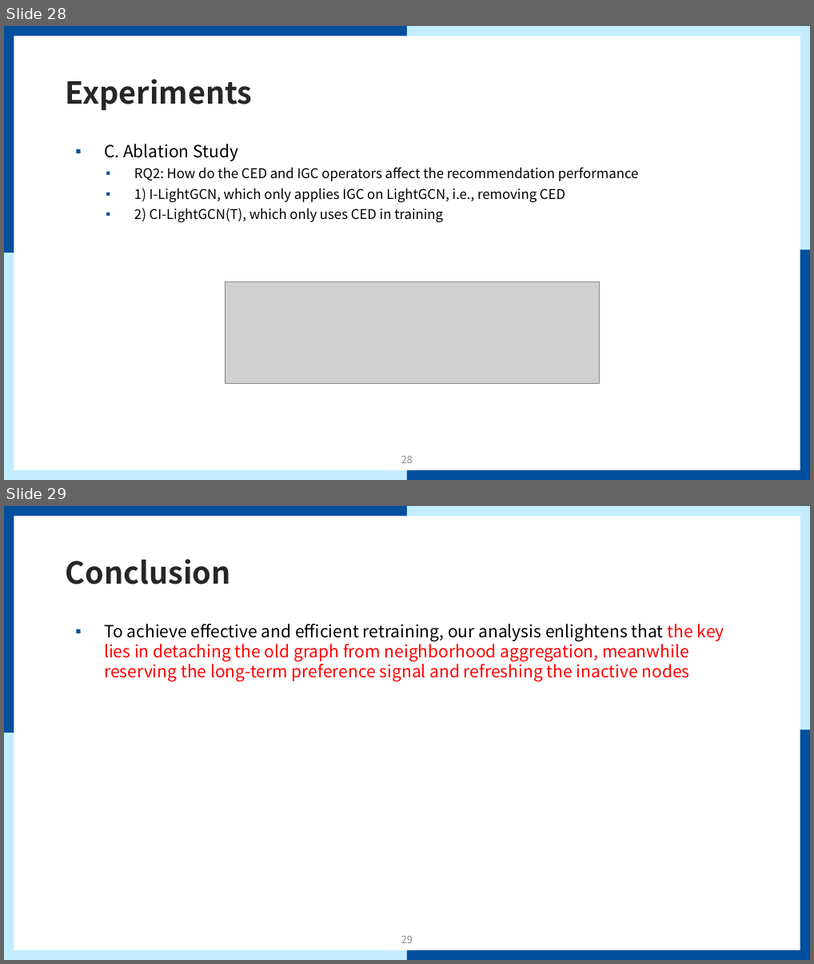
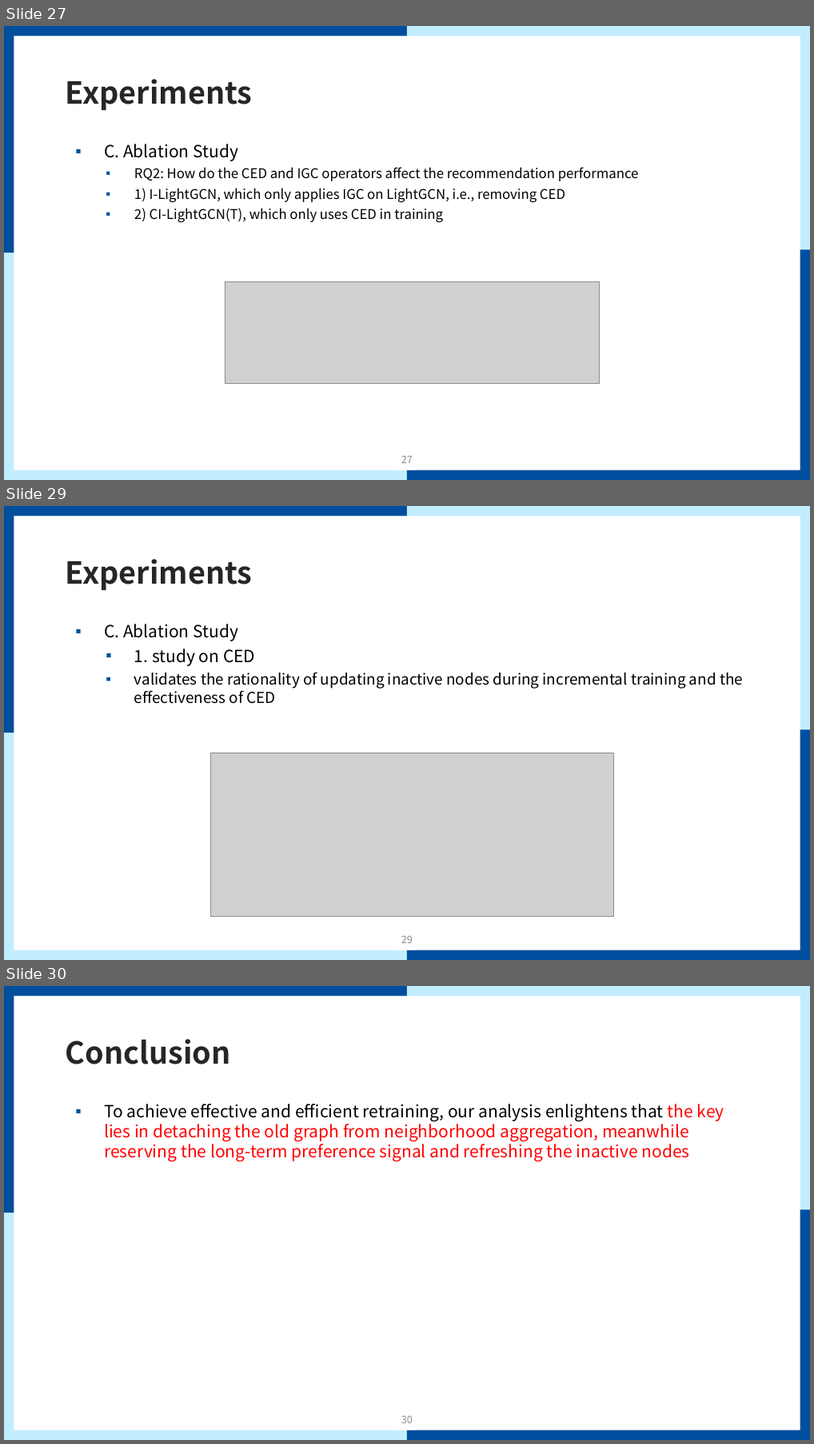
Before and after one commit to mmvv11/GraduateStudies, a slide deck: papers/review/Causal Incremental Graph Convolution for review.pptx. Shown one above the other, each under a label of ours: slides 28 and 29 before the commit, slides 27, 29 and 30 after it; the slides between them are not shown. The pictures are 814x964 and 814x1444 pixels, drawn with LibreOffice and Linux fonts; fonts in the diff are those of the drawing; grey boxes stand for pictures; background and template pictures are left out. Boxes give left, top, right and bottom in pixels: in the first picture for what was removed or moved away, otherwise in the second. Text is boxed around its words. In the diff, an @@ line names an element or a change of style, - is before the commit and + after.

```diff
--- a/papers/review/Causal Incremental Graph Convolution for review.pptx
+++ b/papers/review/Causal Incremental Graph Convolution for review.pptx
@@ slide 29 added at <box>4,506,810,960</box>, background #FFFFFF; not listed: 9 template elements that a slide beside it also shows @@
@@ title added at <box>66,559,253,590</box>, 36 pt, text #262626, bold @@
+Experiments
@@ text added at <box>104,624,743,704</box>, 18 pt, text #000000 @@
+▪ C. Ablation Study
+  ▪ 1. study on CED
+  ▪ validates the rationality of updating inactive nodes during incremental training and the effectiveness of CED
@@ picture added at <box>211,752,614,916</box> @@
@@ page number added at <box>402,936,413,943</box>, 12 pt, text #8C8C8C @@
+29
@@ what was slide 28 is now slide 27 @@
@@ page number at <box>402,456,413,463</box>: text changed @@
-28
+27
@@ what was slide 29 is now slide 30 @@
@@ page number at <box>402,1416,413,1423</box>: text changed @@
-29
+30
```
Also in this commit, not shown: 1 other slide added.
